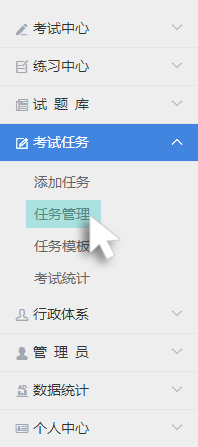
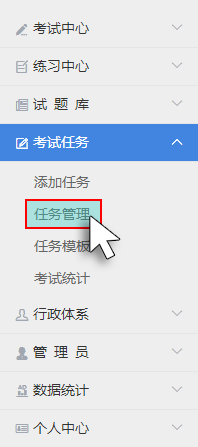
The second 198×447 image is a revision of the first. Changes to its layers:
added layer "图层 5" in group "菜单子项指示层" over [25, 199, 102, 229]
